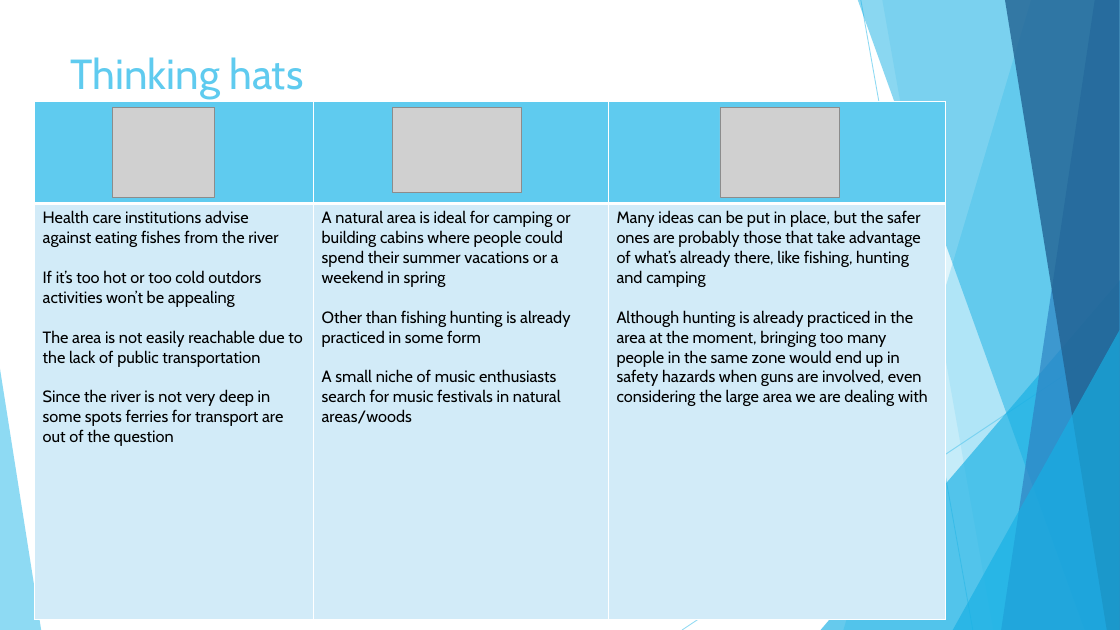
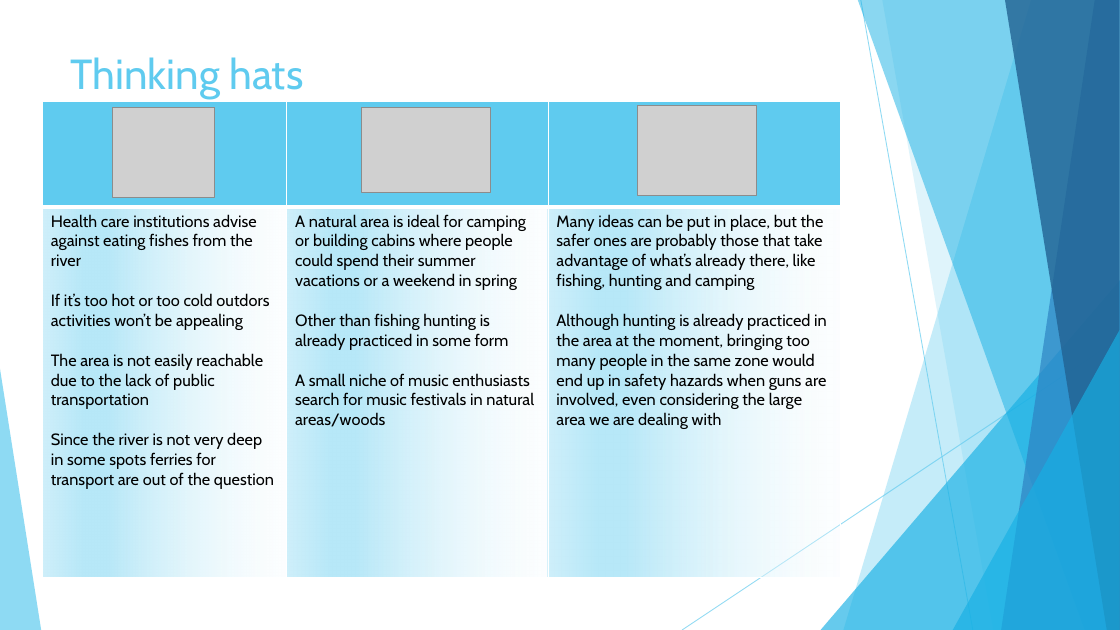
Before and after one commit to Riccardo95Facchini/DIL-2019, a slide deck: slide 6 of Presentation.pptx. Drawn at 1120x630 pixels with LibreOffice and Linux fonts; fonts in the diff are those of the drawing; grey boxes stand for pictures. Boxes give left, top, right and bottom in pixels: in the first picture for what was removed or moved away, otherwise in the second. Text is boxed around its words. In the diff, an @@ line names an element or a change of style, - is before the commit and + after.

Commit message:
Added CJ to presentation

```diff
--- a/Presentation.pptx
+++ b/Presentation.pptx
@@ table at <box>43,101,841,577</box> @@
-row 2, column 1: Health care institutions advise / against eating fishes from the river / If it’s too hot or too cold outdors / activities won’t be appealing / The area is not easily reachable due to the lack of public transportation / Since the river is not very deep in some spots ferries for transport are out of the question
+row 2, column 1: Health care institutions advise / against eating fishes from the river / If it’s too hot or too cold outdors activities won’t be appealing / The area is not easily reachable due to the lack of public transportation / Since the river is not very deep in some spots ferries for transport are out of the question
-row 2, column 2: A natural area is ideal for camping or / building cabins where people could / spend their summer vacations or a / weekend in spring / Other than fishing hunting is already / practiced in some form / A small niche of music enthusiasts search for music festivals in natural areas/woods
+row 2, column 2: A natural area is ideal for camping or building cabins where people could spend their summer vacations or a weekend in spring / Other than fishing hunting is already practiced in some form / A small niche of music enthusiasts search for music festivals in natural areas/woods
@@ fill #D2ECF9 to gradient #F7FCFE to #B7E8F8 to #CFEFFA in row 2 @@
@@ table: place and size @@
-table at <box>34,101,946,620</box>
+table at <box>43,101,841,577</box>
@@ picture: place and size @@
-picture at <box>392,108,522,192</box>
+picture at <box>361,108,491,192</box>
@@ picture: place and size @@
-picture at <box>720,108,839,197</box>
+picture at <box>638,106,757,196</box>
```
Also in this commit, not shown: 2 other slides changed, 1 slide added, 8 other files.
